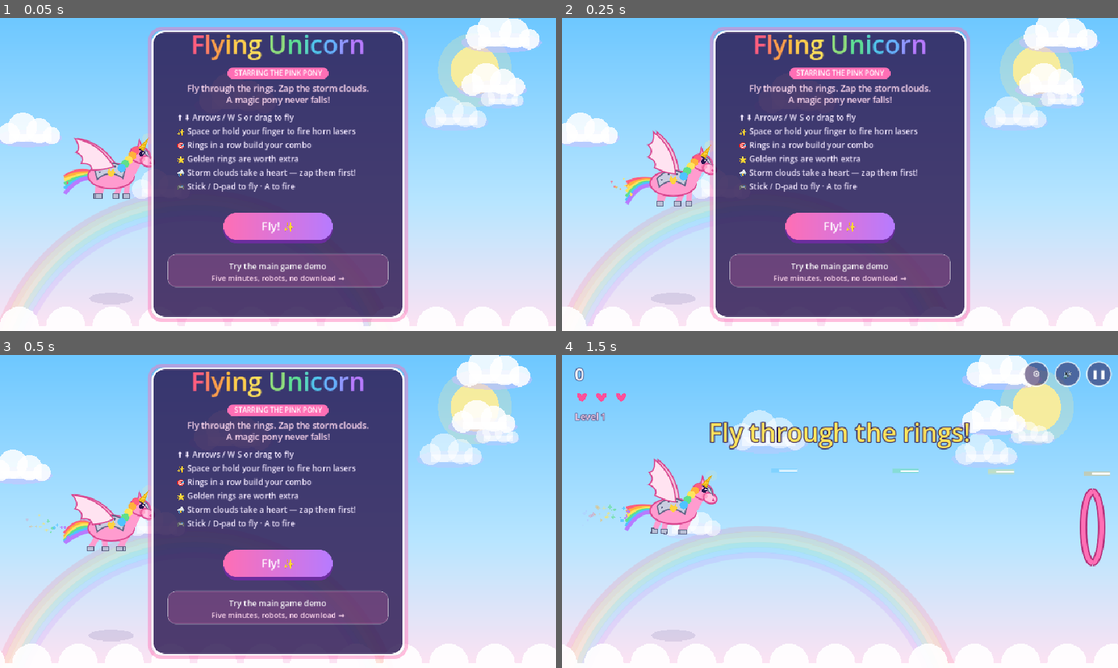
Above: before the commit, frames 1-4 (two rows, left to right).
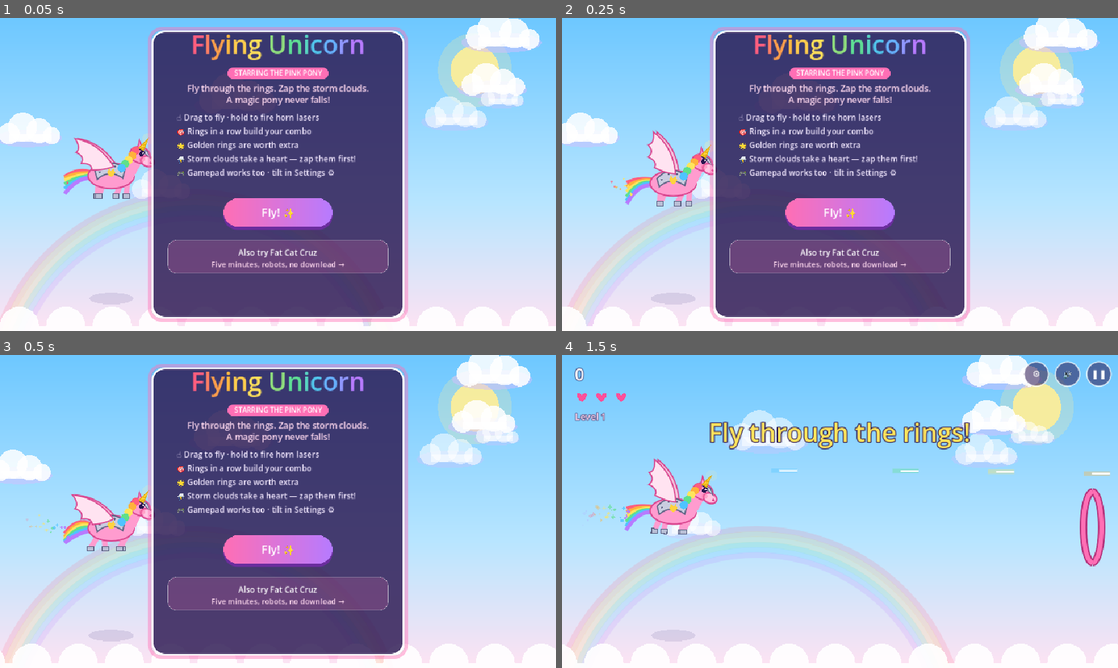
Above: after the commit, the same moments.

Repository: Dan8NOD/flying-unicorn
Game: Godot game, scene res://main.tscn
The game is run twice, just before and just after one commit, with the same random seed, the same clock (stepped at 60 frames per second) and the same inputs.
Inputs (mouse positions are in pixels of both pictures, inside the frame that each line leads up to):
- Up to frame 1 (0.05 s): no input
- Up to frame 2 (0.25 s): no input
- Up to frame 3 (0.5 s): no input
- Up to frame 4 (1.5 s): tap Enter at 0.5 s; move the mouse to (962, 495) at 0.52 s; hold D (fly_right) 0.53-1.25 s; hold Space (fire) 0.53-1.25 s; click (962, 495) at 0.67 s; drag from (728, 527) to (812, 574) at 1.27 s

The runs differ from the first frame. In frame 1, 8.0% of the frame differs, in the area x 30-70%, y 30-87%; in frame 2, 8.0%; in frame 3, 8.0%; in frame 4, nothing differs.

Commit message:
Standalone title words + cute ending
Title card goes touch-first (drag/hold, gamepad+tilt note), teaser
becomes Also try Fat Cat Cruz. Game over earns tiered finales
(Sweet Dreams / What a Flight / Sky Superstar / Rainbow Legend),
a touchdown cloud, landing sparkles, best-score fanfare and The
End or-is-it line. Verified headless plus windowed ending shot.

Diff:
--- a/main.gd
+++ b/main.gd
@@ -40,6 +40,8 @@
 var ear_timer := 4.0
 var ear_tw := 0.0
 var shoot := {}
+var over_fx_timer := 0.0
+var _force_over_at := -1.0
 # Settings card state and its test hook.
 var settings_open := false
 var _btn_tilt := Rect2()
@@ -218,6 +220,8 @@
 			_shot_at = float(a.get_slice("=", 1))
 		elif a.begins_with("--shot-settings="):
 			_shot_settings_at = float(a.get_slice("=", 1))
+		elif a.begins_with("--force-over="):
+			_force_over_at = float(a.get_slice("=", 1))
 
 
 func _save_cfg() -> void:
@@ -437,6 +441,7 @@
 	score = 0; hearts = 3; combo = 0; best_combo = 0; rings_passed = 0; level = 1; speed = 260
 	react_pop = 0; react_spin = 0; react_angle = 0
 	blink_timer = 3.0; blink_on = 0; ear_timer = 4.0; ear_tw = 0; shoot = {}
+	over_fx_timer = 0
 	rings = []; clouds = []; lasers = []; particles = []; pickups = []; popups = []
 	ring_timer = 0.6; cloud_timer = 3.5; fire_cooldown = 0; last_ring_y = H / 2
 	hurt_timer = 0; flash = 0; level_banner = 2.2; t = 0
@@ -467,8 +472,11 @@
 	if over_is_best:
 		best = score
 		_save_cfg()
+		# Best-score fanfare around her.
+		_burst(uni.x, uni.y, 40, [Color("ffd23f"), Color("fff4b0"), Color.WHITE, Color("ff6fb5")], 260)
 	over_card_timer = 1.2
 	over_card_visible = false
+	over_fx_timer = 0
 
 
 var _had_focus := false
@@ -488,6 +496,12 @@
 	if _shot_settings_at >= 0 and _elapsed >= _shot_settings_at:
 		_shot_settings_at = -1
 		settings_open = true
+	if _force_over_at >= 0 and _elapsed >= _force_over_at:
+		_force_over_at = -1
+		if state == "title":
+			start()
+		hearts = 0
+		game_over()
 	# Gradual orientation tilt; gameplay freezes mid-spin so an
 	# accidental rotation never whips the playfield around.
 	var want := 1.0 if vertical else 0.0
@@ -556,6 +570,11 @@
 		ear_timer = randf_range(3.0, 7.0)
 		ear_tw = 0.25
 	if ear_tw > 0: ear_tw -= dt
+	# Gentle landing sparkles while she floats down to the card.
+	over_fx_timer -= dt
+	if state == "over" and not over_card_visible and over_fx_timer <= 0:
+		over_fx_timer = 0.15
+		_burst(uni.x + randf_range(-30, 30), uni.y + randf_range(-10, 30), 3, [Color.WHITE, Color("ffd9ef"), Color("ffd23f")], 90)
 	if shoot.is_empty():
 		if level >= 2 and randf() < dt / 12.0:
 			shoot = { "x": randf_range(W * 0.3, W + 100), "y": randf_range(40, H * 0.35), "life": 0.7 }
@@ -1477,7 +1496,7 @@
 	sb.set_border_width_all(1)
 	sb.set_corner_radius_all(14)
 	draw_style_box(sb, rect)
-	_text_c(center + Vector2(0, -2), "Try the main game demo", 14, Color.WHITE)
+	_text_c(center + Vector2(0, -2), "Also try Fat Cat Cruz", 14, Color.WHITE)
 	_text_c(center + Vector2(0, 18), "Five minutes, robots, no download →", 13, Color("ffd9ef"))
 	return rect
 
@@ -1494,12 +1513,11 @@
 	_text_c(Vector2(W / 2, y), "A magic pony never falls!", 15, Color("ffd9ef"))
 	y += 30
 	var items := [
-		"⬆️⬇️ Arrows / W S or drag to fly",
-		"✨ Space or hold your finger to fire horn lasers",
+		"☝️ Drag to fly · hold to fire horn lasers",
 		"🎯 Rings in a row build your combo",
 		"🌟 Golden rings are worth extra",
 		"⛈️ Storm clouds take a heart — zap them first!",
-		"🎮 Stick / D-pad to fly · A to fire",
+		"🎮 Gamepad works too · tilt in Settings ⚙",
 	]
 	for it in items:
 		draw_string(font, Vector2(W / 2 - 176, y), it, HORIZONTAL_ALIGNMENT_LEFT, -1, 14, Color("f3e9ff"))
@@ -1510,17 +1528,29 @@
 	_teaser_rect = _teaser(Vector2(W / 2, y + 29))
 
 
+func _over_title() -> String:
+	if score >= 1500:
+		return "Rainbow Legend!"
+	if score >= 600:
+		return "Sky Superstar!"
+	if score >= 150:
+		return "What a Flight!"
+	return "Sweet Dreams!"
+
+
 func _draw_over_card() -> void:
 	_card(Rect2(W / 2 - 220, H / 2 - 200, 440, 400))
 	var y := H / 2 - 200 + 40
-	_rainbow_title(W / 2, y, "What a Flight!", 44)
+	_rainbow_title(W / 2, y, _over_title(), 40)
 	y += 50
 	_text_c(Vector2(W / 2, y), "She floated down safe on a fluffy cloud. Best combo: x%d" % best_combo, 15, Color("ffd9ef"))
 	y += 42
 	_text_c(Vector2(W / 2, y), str(score), 40, Color("ffd23f"))
 	y += 38
 	_text_c(Vector2(W / 2, y), "✨ New best score! ✨" if over_is_best else "Best: %d" % best, 15, Color("ffd9ef"))
-	y += 36
+	y += 30
+	_text_c(Vector2(W / 2, y), "The End … or is it?", 14, Color("f3e9ff"))
+	y += 30
 	_btn_again = _play_button(Vector2(W / 2, y + 24), "Fly Again ✨")
 	y += 72
 	_teaser_over_rect = _teaser(Vector2(W / 2, y + 29))
@@ -1587,9 +1617,9 @@
 	var dt := get_process_delta_time()
 	if paused:
 		dt = 0
-	if vertical:
-		# Paint the fit margins first; the world layer covers the rest.
-		draw_rect(Rect2(0, 0, VW, VH), sky_top)
+	# Sky base across the whole viewport; the world layer covers the middle.
+	# (Kills the dark margin bars on wide/tall screens.)
+	draw_texture_rect(sky_tex, Rect2(0, 0, VW, VH), false)
 	_world_begin()
 	if vertical:
 		_draw_over_bg()
@@ -1623,12 +1653,16 @@
 
 	if vertical:
 		_draw_pony_top()
+		if state == "over" and over_card_visible:
+			_puff(uni.x, uni.y + 56, 1.6)
 	else:
 		# Soft drop shadow on the cloud floor — fades as she climbs.
 		var sh_h := clampf(H - 60 - uni.y, 0.0, 600.0)
 		var sh_k := 1.0 - sh_h / 600.0
 		_fill_ellipse(Vector2(uni.x, H - 56), 46.0 * (0.5 + 0.5 * sh_k), 10.0, Color(0.35, 0.3, 0.55, 0.22 * sh_k))
 		_draw_unicorn()
+		if state == "over" and over_card_visible:
+			_puff(uni.x, uni.y + 44, 1.6)
 	for r in rings:
 		if vertical:
 			_draw_ring_top(r)
